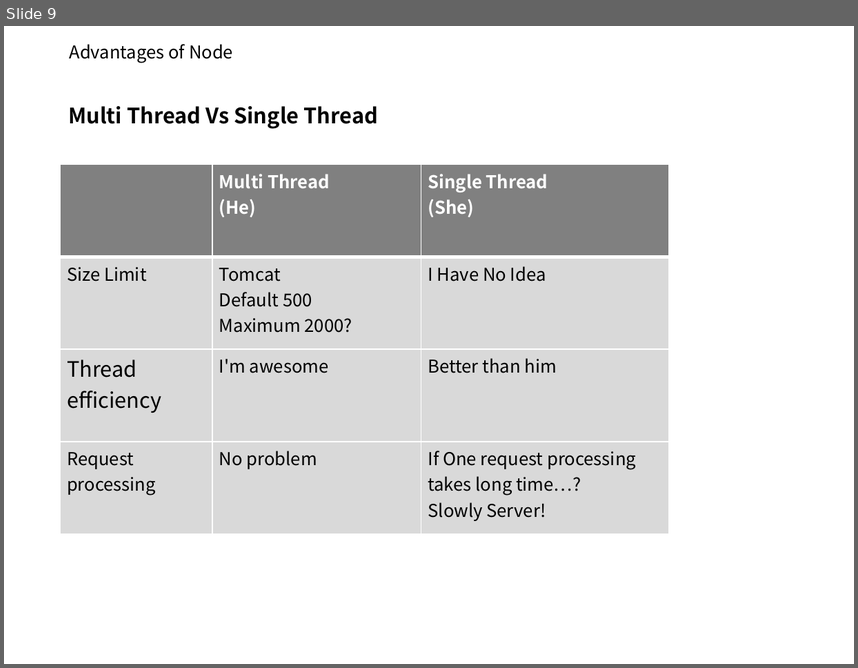
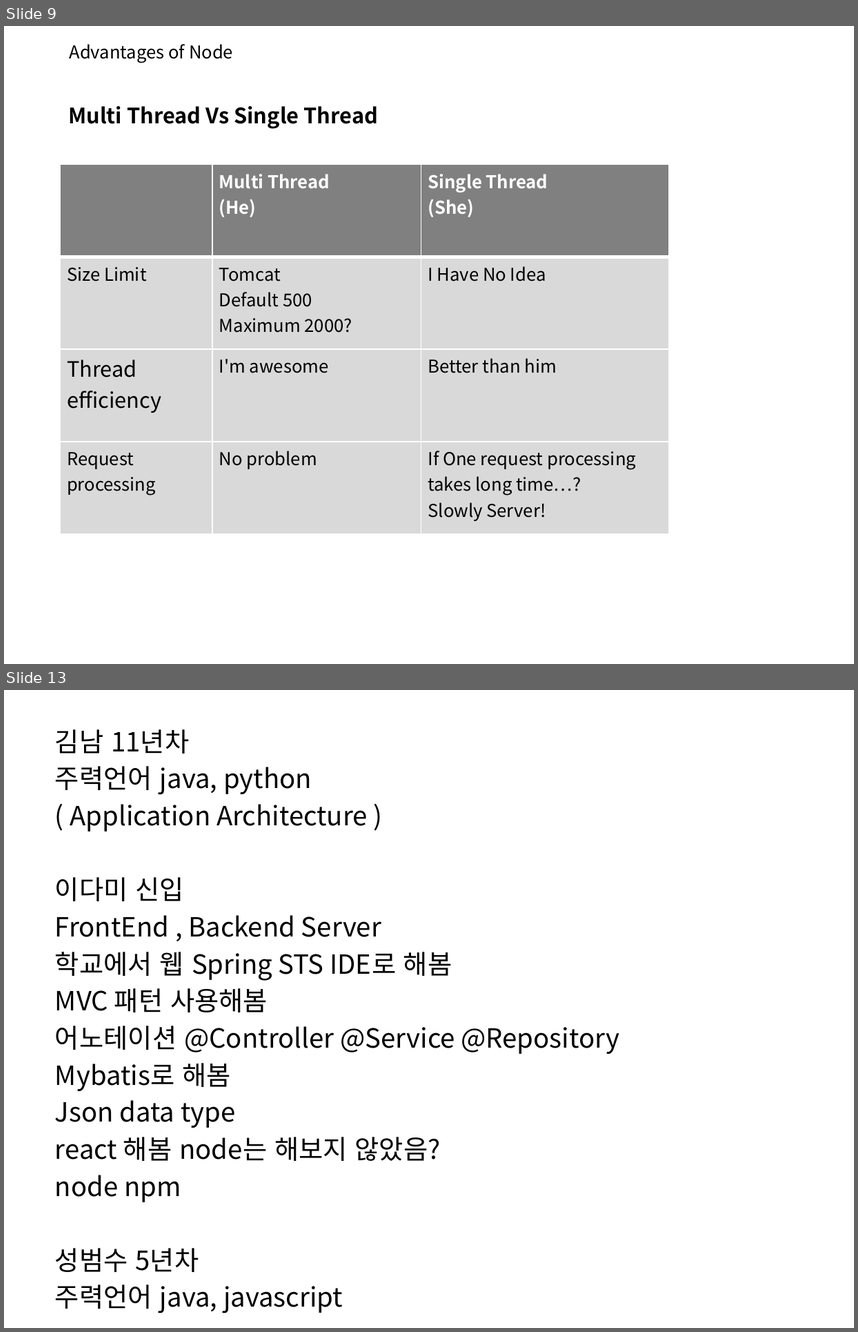
Before and after one commit to zipdrv85/vueStudy, a slide deck: doc/3주차 스터디 NODE.pptx. Shown one above the other, each under a label of ours: slide 9 before the commit, slides 9 and 13 after it; the slides between them are not shown. The pictures are 858x668 and 858x1332 pixels, drawn with LibreOffice and Linux fonts; fonts in the diff are those of the drawing; background and template pictures are left out. Boxes give left, top, right and bottom in pixels: in the first picture for what was removed or moved away, otherwise in the second. Text is boxed around its words. In the diff, an @@ line names an element or a change of style, - is before the commit and + after.

Commit message:
성범수님

```diff
--- a/doc/3주차 스터디 NODE.pptx
+++ b/doc/3주차 스터디 NODE.pptx
@@ slide 13 added at [4,690,854,1328], background #FFFFFF @@
@@ text added at [55,729,619,1272], 22.4 pt, text #000000 @@
+김남 11년차
+주력언어 java, python
+( Application Architecture )
+이다미 신입
+FrontEnd , Backend Server
+학교에서 웹 Spring STS IDE로 해봄
+MVC 패턴 사용해봄
+어노테이션 @Controller @Service @Repository
+Mybatis로 해봄
+Json data type
+react 해봄 node는 해보지 않았음?
+node npm
+성범수 5년차
+주력언어 java, javascript
```
Also in this commit, not shown: 3 slides changed, 1 other slide added, 2 other files.
